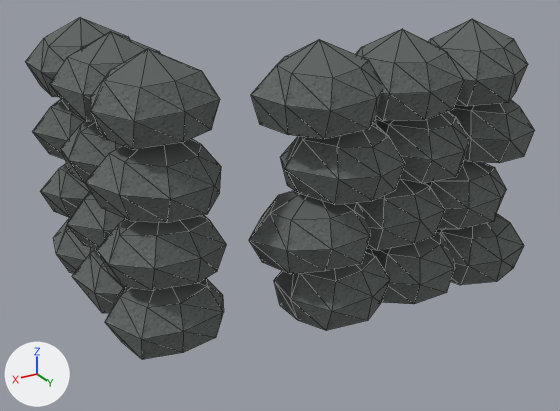
One commit to the OBJ model Assets/ProjectOEN/ProductionArt/Meshes/environment_set_dressing/en-014_cave_wall_module__corner.obj: the scene before it, then after it.
Both versions are drawn from a 50 mm lens placed at (2.28, 3.58, 2.59), pointed at (-0.2, -0.55, 0.53). Lighting does not change. The marker at lower left points along +X, +Y and +Z. The older version comes first. Mesh edges are drawn as thin lines. Where no turn or scale is listed for an object, it has been applied to the vertices. Vertices at exactly the same position are counted once.

Objects in the first picture: 'en-014_cave_wall_module__corner'.
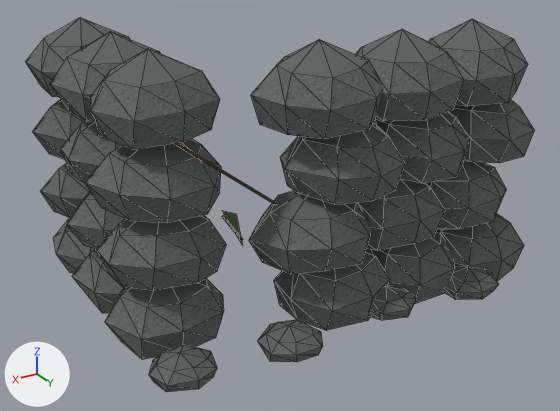
Changed parts and their boxes (x1, y1, x2, y2) in the pictures (560 x 411 px):
```json
{"object": "en-014_cave_wall_module__corner", "change": "reshaped", "before": [26, 18, 535, 359], "after": [26, 18, 535, 392], "on screen": "10% taller"}
{"part": 1, "of": "me_en_014_cave_wall_module__corner", "change": "added", "after": [149, 143, 499, 392]}
```

Scene script edits in JSON lines:
```json
{"op": "add", "block": "img_wood_albedo_png", "code": ["img_wood_albedo_png = load_image('wood_albedo.png', '../../Materials/Textures/wood_albedo.png', 1024, 1024, 'sRGB')"]}
{"op": "add", "block": "img_leaf_albedo_png", "code": ["img_leaf_albedo_png = load_image('leaf_albedo.png', '../../Materials/Textures/leaf_albedo.png', 1024, 1024, 'sRGB')"]}
{"op": "add", "block": "img_rope_albedo_png", "code": ["img_rope_albedo_png = load_image('rope_albedo.png', '../../Materials/Textures/rope_albedo.png', 1024, 1024, 'sRGB')"]}
{"op": "add", "block": "mat_wood", "code": ["mat_wood = principled_material('Wood')", "mat_wood.texture = img_wood_albedo_png", "mat_wood.roughness = 0.89"]}
{"op": "add", "block": "mat_leaf", "code": ["mat_leaf = principled_material('Leaf')", "mat_leaf.texture = img_leaf_albedo_png", "mat_leaf.roughness = 0.89"]}
{"op": "add", "block": "mat_rope", "code": ["mat_rope = principled_material('Rope')", "mat_rope.texture = img_rope_albedo_png", "mat_rope.roughness = 0.89"]}
{"block": "me_en_014_cave_wall_module__corner", "where": "# used by ob_en_014_cave_wall_module__corner; location = (0.0, 0.0, 0.0)"}
{"op": "remove", "block": "me_en_014_cave_wall_module__corner", "code": "me_en_014_cave_wall_module__corner.from_pydata(...)  # 624 vertices, 1152 faces; spans x -1.83..1.17, y -1.75..0.36, z -0.02..1.75"}
{"op": "add", "block": "me_en_014_cave_wall_module__corner", "code": "me_en_014_cave_wall_module__corner.from_pydata(...)  # 800 vertices, 1446 faces; spans x -1.83..1.17, y -1.75..0.45, z -0.02..1.75"}
{"block": "me_en_014_cave_wall_module__corner", "change": "me_en_014_cave_wall_module__corner part 1"}
{"block": "me_en_014_cave_wall_module__corner", "change": "176 vertices are added at x -1.4..1.07, y -0.22..0.45, z 0.01..1.62"}
{"block": "me_en_014_cave_wall_module__corner", "change": "168 new faces join them, mat_stone (picture img_stone_albedo_png)"}
{"block": "me_en_014_cave_wall_module__corner", "change": "60 new faces join them, mat_rope (picture img_rope_albedo_png)"}
{"block": "me_en_014_cave_wall_module__corner", "change": "6 new faces join them, mat_leaf (picture img_leaf_albedo_png)"}
{"block": "me_en_014_cave_wall_module__corner", "change": "60 new faces join them, mat_wood (picture img_wood_albedo_png)"}
{"op": "add", "block": "me_en_014_cave_wall_module__corner", "code": "me_en_014_cave_wall_module__corner.materials.append(mat_rope)  # picture img_rope_albedo_png"}
{"op": "add", "block": "me_en_014_cave_wall_module__corner", "code": "me_en_014_cave_wall_module__corner.materials.append(mat_leaf)  # picture img_leaf_albedo_png"}
{"op": "add", "block": "me_en_014_cave_wall_module__corner", "code": "me_en_014_cave_wall_module__corner.materials.append(mat_wood)  # picture img_wood_albedo_png"}
```
